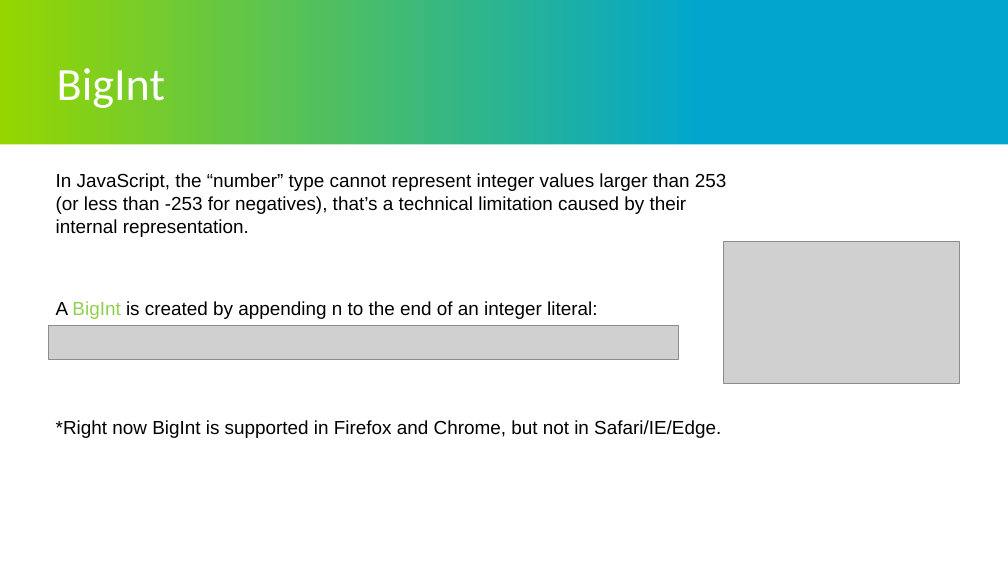
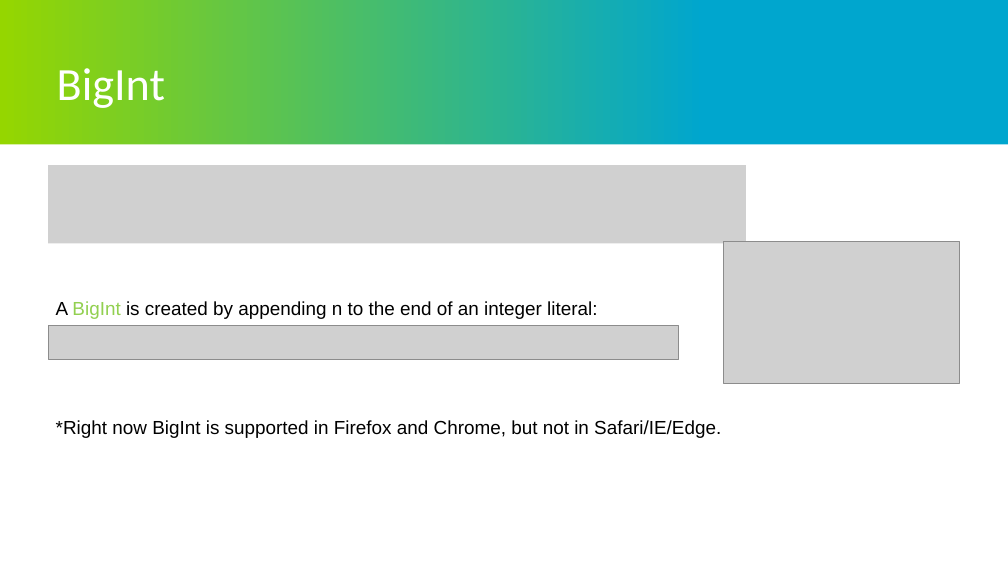
Before and after one commit to Yuliia143/Topics, a slide deck: slide 4 of JS_DataTypes.pptx. Drawn at 1008x567 pixels with LibreOffice and Linux fonts; fonts in the diff are those of the drawing; grey boxes stand for pictures; background and template pictures are left out. Boxes give left, top, right and bottom in pixels: in the first picture for what was removed or moved away, otherwise in the second. Text is boxed around its words. In the diff, an @@ line names an element or a change of style, - is before the commit and + after.

```diff
--- a/JS_DataTypes.pptx
+++ b/JS_DataTypes.pptx
@@ picture added at <box>48,165,746,243</box> @@
@@ text removed at <box>56,173,727,237</box> @@
-In JavaScript, the “number” type cannot represent integer values larger than 253 (or less than -253 for negatives), that’s a technical limitation caused by their internal representation.
```
Also in this commit, not shown: 1 other slide changed, 1 slide added.
